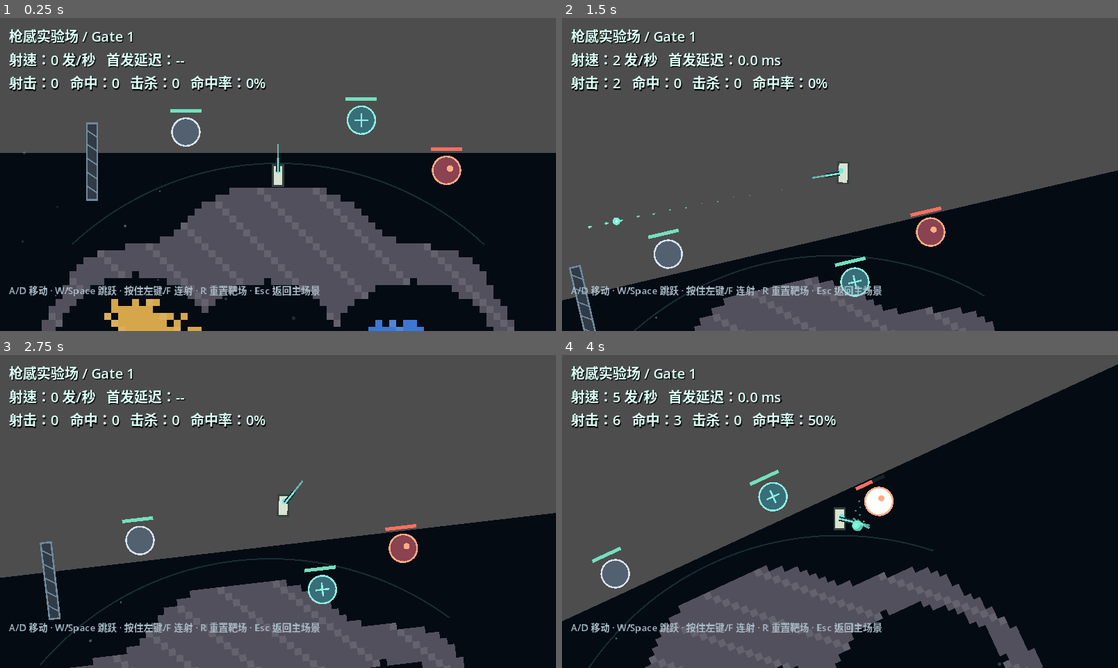
Above: before the commit, frames 1-4 (two rows, left to right).
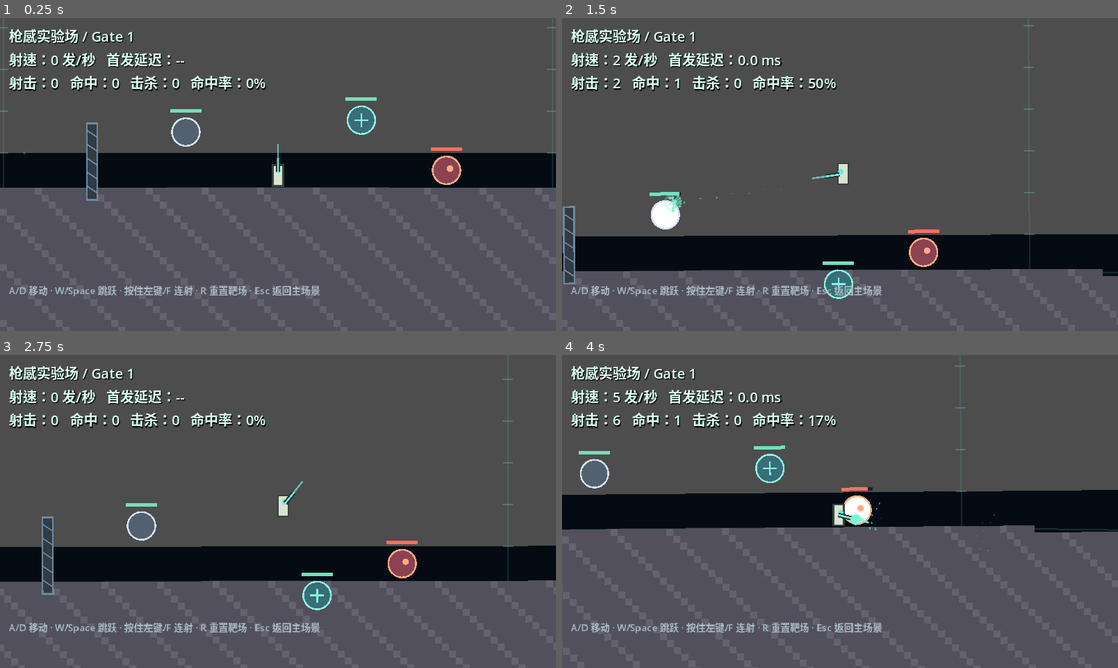
Above: after the commit, the same moments.

Repository: Andrew05213/starfall-embers
Game: Godot game, scene res://scenes/combat_lab.tscn
The game is run twice, just before and just after one commit, with the same random seed, the same clock (stepped at 60 frames per second) and the same inputs.
Inputs (mouse positions are in pixels of both pictures, inside the frame that each line leads up to):
- Up to frame 1 (0.25 s): no input
- Up to frame 2 (1.5 s): tap Enter at 0.5 s; move the mouse to (962, 158) at 0.52 s; hold D (move_right) 0.53-1.28 s; tap Space (jump) at 0.6, 0.77, 1.07 s; click (962, 158) at 0.67 s; move the mouse to (728, 190) at 1.27 s; hold A (move_left) from 1.28 s (still down); click (728, 190) at 1.35 s
- Up to frame 3 (2.75 s): tap Space (jump) at 1.52, 1.55, 1.82, 2.3 s; move the mouse to (333, 442) at 2.02 s; release A (move_left) at 2.03 s; hold D (move_right) from 2.03 s (still down); tap R at 2.1 s
- Up to frame 4 (4 s): move the mouse to (812, 574) at 2.77 s; tap Shift at 2.85 s; click (812, 574) at 2.92 s; tap Space (jump) at 3.02, 3.05, 3.32, 3.77, 3.8 s; move the mouse to (1006, 558) at 3.52 s; release D (move_right) at 3.53 s; hold A (move_left) from 3.53 s (still down); hold F from 3.53 s (still down)

The runs differ from the first frame. In frame 1, 29% of the frame differs, in the area x 0-100%, y 2-100%; in frame 2, 24%; in frame 3, 23%; in frame 4, 44%.

Commit message:
Scale Gate 1 to Jingxing surface gravity

Diff:
--- a/game/resources/combat/basic_rifle.tres
+++ b/game/resources/combat/basic_rifle.tres
@@ -14,6 +14,6 @@
 real_recoil = 0.65
 presentation_recoil = 2.4
 inherited_velocity_ratio = 0.12
-projectile_gravity_scale = 1.0
+projectile_gravity_scale = 3.0
 color = Color(0.462745, 0.956863, 0.839216, 1)
 core_color = Color(0.937255, 1, 0.976471, 1)
--- a/game/scenes/combat_lab.tscn
+++ b/game/scenes/combat_lab.tscn
@@ -13,6 +13,10 @@
 
 [node name="MaterialWorld" type="Node2D" parent="."]
 script = ExtResource("2_world")
+terrain_generation_mode = "surface_patch"
+primary_gravity_center = Vector2(320, 10020)
+primary_gravity_acceleration = 135.0
+primary_surface_radius = 10000.0
 
 [node name="Player" type="Node2D" parent="."]
 z_index = 10
@@ -20,6 +24,9 @@
 script = ExtResource("3_player")
 material_world_path = NodePath("../MaterialWorld")
 shot_profile = ExtResource("4_profile")
+horizontal_arena_enabled = true
+arena_min_x = 162.0
+arena_max_x = 478.0
 
 [node name="GravityCamera" type="Camera2D" parent="."]
 position = Vector2(320, 10)
--- a/game/scripts/combat/ballistic_particle_field.gd
+++ b/game/scripts/combat/ballistic_particle_field.gd
@@ -13,10 +13,12 @@
 var _material_world: Node
 var _particles: Array[Dictionary] = []
 var _sequence := 0
+var _gravity_scale := 1.0
 
 
-func bind_material_world(material_world: Node) -> void:
+func bind_material_world(material_world: Node, gravity_scale: float = 1.0) -> void:
 	_material_world = material_world
+	_gravity_scale = maxf(gravity_scale, 0.0)
 
 
 func emit_trail(from: Vector2, to: Vector2, projectile_velocity: Vector2, color: Color) -> void:
@@ -75,7 +77,7 @@
 			continue
 		var position := particle["position"] as Vector2
 		var velocity := particle["velocity"] as Vector2
-		var gravity := _get_gravity_at(position)
+		var gravity := _get_gravity_at(position) * _gravity_scale
 		particle["position"] = position + velocity * step + gravity * (0.5 * step * step)
 		particle["velocity"] = velocity + gravity * step
 		particle["age"] = age
--- a/game/scripts/combat/combat_feedback.gd
+++ b/game/scripts/combat/combat_feedback.gd
@@ -47,9 +47,9 @@
 		_audio_pool.append(player)
 
 
-func bind_material_world(material_world: Node) -> void:
-	if is_instance_valid(_particles):
-		_particles.bind_material_world(material_world)
+func bind_material_world(material_world: Node, gravity_scale: float = 1.0) -> void:
+	if is_instance_valid(_particles):
+		_particles.bind_material_world(material_world, gravity_scale)
 
 
 func _process(delta: float) -> void:
--- a/game/scripts/combat/combat_lab.gd
+++ b/game/scripts/combat/combat_lab.gd
@@ -11,7 +11,12 @@
 
 
 func _ready() -> void:
-	feedback.bind_material_world(material_world)
+	var particle_gravity_scale := (
+		player.shot_profile.projectile_gravity_scale
+		if is_instance_valid(player.shot_profile)
+		else 1.0
+	)
+	feedback.bind_material_world(material_world, particle_gravity_scale)
 	player.juvenile_requested.connect(_on_juvenile_requested)
 	player.trigger_started.connect(metrics.record_trigger)
 	player.shot_fired.connect(metrics.record_shot)
@@ -43,8 +48,33 @@
 		var y := float((index * 53 + 7) % 360)
 		var alpha := 0.16 + float(index % 4) * 0.07
 		draw_circle(Vector2(x, y), 0.55 + float(index % 3) * 0.25, Color(0.65, 0.83, 0.9, alpha))
-	# The line is presentation-only; the physical shootable wall is a target.
-	draw_arc(Vector2(320, 180), 174.0, -2.32, -0.82, 72, Color(0.22, 0.42, 0.46, 0.35), 0.8)
+	# Presentation follows the same 10k circle used for collision and gravity;
+	# only its current 640 px surface patch is drawn.
+	var surface_points := PackedVector2Array()
+	var center: Vector2 = material_world.primary_gravity_center
+	var radius: float = material_world.primary_surface_radius
+	for index in range(65):
+		var x := float(index) / 64.0 * 640.0
+		var horizontal := x - center.x
+		var radial_height := sqrt(maxf(radius * radius - horizontal * horizontal, 0.0))
+		surface_points.append(Vector2(x, center.y - radial_height))
+	if surface_points.size() >= 2:
+		draw_polyline(surface_points, Color(0.22, 0.42, 0.46, 0.35), 0.8)
+	# Gate-1 containment markers. These are laboratory limits, not world edges.
+	for boundary_x in [player.arena_min_x, player.arena_max_x]:
+		draw_line(
+			Vector2(boundary_x, -180.0),
+			Vector2(boundary_x, 540.0),
+			Color(0.38, 0.72, 0.75, 0.18),
+			0.8
+		)
+		for marker_y in range(-120, 541, 24):
+			draw_line(
+				Vector2(boundary_x - 3.0, float(marker_y)),
+				Vector2(boundary_x + 3.0, float(marker_y)),
+				Color(0.48, 0.85, 0.82, 0.28),
+				0.8
+			)
 
 
 func _reset_lab() -> void:
--- a/game/scripts/combat/combat_player.gd
+++ b/game/scripts/combat/combat_player.gd
@@ -14,6 +14,9 @@
 signal shot_fired(timestamp: float, aim_direction: Vector2)
 
 @export var shot_profile: CombatShotProfile
+@export var horizontal_arena_enabled := false
+@export var arena_min_x := 0.0
+@export var arena_max_x := 640.0
 
 var _scheduler := CombatFireScheduler.new()
 var _weapon_kick := 0.0
@@ -33,6 +36,7 @@
 	_combat_clock += maxf(delta, 0.0)
 	_weapon_kick = move_toward(_weapon_kick, 0.0, 32.0 * delta)
 	super._physics_process(delta)
+	_enforce_horizontal_arena()
 
 
 func reset_combat_player(world_position: Vector2) -> void:
@@ -63,6 +67,18 @@
 
 func get_fire_interval() -> float:
 	return shot_profile.fire_interval if is_instance_valid(shot_profile) else 0.0
+
+
+func _enforce_horizontal_arena() -> void:
+	if not horizontal_arena_enabled or arena_max_x < arena_min_x:
+		return
+	var clamped_x := clampf(global_position.x, arena_min_x, arena_max_x)
+	if not is_equal_approx(clamped_x, global_position.x):
+		global_position.x = clamped_x
+	if global_position.x <= arena_min_x and velocity.x < 0.0:
+		velocity.x = 0.0
+	elif global_position.x >= arena_max_x and velocity.x > 0.0:
+		velocity.x = 0.0
 
 
 func _update_aim() -> void:
--- a/game/scripts/combat/shot_profile.gd
+++ b/game/scripts/combat/shot_profile.gd
@@ -14,7 +14,7 @@
 @export_range(0.0, 10.0, 0.05) var real_recoil := 0.65
 @export_range(0.0, 10.0, 0.05) var presentation_recoil := 2.4
 @export_range(0.0, 1.0, 0.001) var inherited_velocity_ratio := 0.12
-@export_range(0.0, 2.0, 0.05) var projectile_gravity_scale := 1.0
+@export_range(0.0, 6.0, 0.05) var projectile_gravity_scale := 1.0
 @export var color := Color("76f4d6")
 @export var core_color := Color("effff9")
 
--- a/game/scripts/simulation/material_world.gd
+++ b/game/scripts/simulation/material_world.gd
@@ -31,6 +31,12 @@
 const MATERIAL_MASK := 0x0f
 const MOVED_MASK := 0x80
 const ASTEROID_CENTER := Vector2(79.5, 44.5)
+const DEFAULT_PRIMARY_GRAVITY_CENTER := Vector2(320.0, 180.0)
+
+@export_enum("asteroid", "surface_patch") var terrain_generation_mode := "asteroid"
+@export var primary_gravity_center := DEFAULT_PRIMARY_GRAVITY_CENTER
+@export_range(0.0, 2000.0, 1.0) var primary_gravity_acceleration := BASE_GRAVITY_ACCELERATION
+@export_range(1.0, 100000.0, 1.0) var primary_surface_radius := 156.0
 
 const MATERIAL_NAMES := [
 	"air", "rock", "sand", "water", "oil", "fire", "smoke", "lava", "steam", "metal"
@@ -101,7 +107,10 @@
 	_rng_state = 0x51a7e11
 	_gravity_sources.clear()
 	_next_gravity_source_id = 1
-	_generate_asteroid()
+	if terrain_generation_mode == "surface_patch":
+		_generate_surface_patch()
+	else:
+		_generate_asteroid()
 	_mark_changed()
 	if is_node_ready():
 		_upload_texture()
@@ -111,6 +120,23 @@
 func get_gravity_at(world_pos: Vector2) -> Vector2:
 	var local_gravity := _gravity_for_local_position(to_local(world_pos))
 	return global_transform.x * local_gravity.x + global_transform.y * local_gravity.y
+
+
+func get_primary_gravity_at(world_pos: Vector2) -> Vector2:
+	## Primary natural gravity only, excluding temporary local gravity sources.
+	var local_gravity := _primary_gravity_for_local_position(to_local(world_pos))
+	return global_transform.x * local_gravity.x + global_transform.y * local_gravity.y
+
+
+func get_primary_gravity_magnitude_at_distance(distance: float) -> float:
+	## Continuous uniform-sphere model inside the surface and inverse-square
+	## gravity outside. primary_gravity_acceleration is the magnitude at r = R.
+	var radius := maxf(primary_surface_radius, 0.001)
+	var radial_distance := absf(distance)
+	if radial_distance <= radius:
+		return primary_gravity_acceleration * radial_distance / radius
+	var radius_ratio := radius / radial_distance
+	return primary_gravity_acceleration * radius_ratio * radius_ratio
 
 
 func is_solid_at(world_pos: Vector2) -> bool:
@@ -367,13 +393,7 @@
 
 
 func _gravity_for_local_position(local_position: Vector2) -> Vector2:
-	var center_pixels := (ASTEROID_CENTER + Vector2(0.5, 0.5)) * CELL_SIZE
-	var delta := center_pixels - local_position
-	var gravity := (
-		delta.normalized() * BASE_GRAVITY_ACCELERATION
-		if delta.length_squared() > 0.01
-		else Vector2.ZERO
-	)
+	var gravity := _primary_gravity_for_local_position(local_position)
 	for source_id in _gravity_sources:
 		var source: Dictionary = _gravity_sources[source_id]
 		var source_delta: Vector2 = source["position"] - local_position
@@ -383,6 +403,14 @@
 			var falloff := 1.0 - distance / radius
 			gravity += source_delta / distance * float(source["strength"]) * falloff
 	return gravity
+
+
+func _primary_gravity_for_local_position(local_position: Vector2) -> Vector2:
+	var center_pixels := to_local(primary_gravity_center)
+	var delta := center_pixels - local_position
+	if delta.length_squared() <= 0.000001:
+		return Vector2.ZERO
+	return delta.normalized() * get_primary_gravity_magnitude_at_distance(delta.length())
 
 
 func _swap_or_move(from_x: int, from_y: int, to_x: int, to_y: int, material: int) -> void:
@@ -475,6 +503,19 @@
 	_fill_circle_cells(Vector2i(73, 47), 3, CellMaterial.METAL)
 	_fill_circle_cells(Vector2i(87, 47), 3, CellMaterial.METAL)
 	_fill_circle_cells(Vector2i(101, 48), 2, CellMaterial.FIRE)
+
+
+func _generate_surface_patch() -> void:
+	## Generate only the cells intersecting the local view of a much larger body.
+	## The combat lab uses a 10k radius, so its 640 px patch is nearly flat while
+	## gravity and collision still derive from the same circle.
+	var center_local := to_local(primary_gravity_center)
+	var radius_squared := primary_surface_radius * primary_surface_radius
+	for y in GRID_HEIGHT:
+		for x in GRID_WIDTH:
+			var cell_center := Vector2((x + 0.5) * CELL_SIZE, (y + 0.5) * CELL_SIZE)
+			if cell_center.distance_squared_to(center_local) <= radius_squared:
+				_set_material(x, y, CellMaterial.ROCK)
 
 
 func _fill_circle_cells(center: Vector2i, radius: int, material: int) -> void:
--- a/game/tests/combat_core_smoke.gd
+++ b/game/tests/combat_core_smoke.gd
@@ -211,7 +211,6 @@
 	var world := ConstantGravity.new()
 	root.add_child(world)
 	var profile: CombatShotProfile = PROFILE_RESOURCE.duplicate()
-	profile.projectile_gravity_scale = 1.0
 	var invalid_profile: CombatShotProfile = PROFILE_RESOURCE.duplicate()
 	invalid_profile.projectile_gravity_scale = -1.0
 	if invalid_profile.is_valid():
@@ -226,22 +225,27 @@
 	if absf(displacement.x - 120.0) > EPSILON:
 		_cleanup_nodes([projectile, world])
 		return _fail_bool("ballistic projectile lost high horizontal speed: %s" % displacement)
-	if absf(displacement.y - 0.675) > EPSILON:
+	var expected_short_drop := 0.675 * profile.projectile_gravity_scale
+	if absf(displacement.y - expected_short_drop) > EPSILON:
 		_cleanup_nodes([projectile, world])
 		return _fail_bool("ballistic projectile did not integrate local gravity: %s" % displacement)
-	if absf(projectile.velocity.y - 13.5) > EPSILON:
+	if absf(projectile.velocity.y - 13.5 * profile.projectile_gravity_scale) > EPSILON:
 		_cleanup_nodes([projectile, world])
 		return _fail_bool("ballistic projectile velocity did not inherit gravity: %s" % projectile.velocity)
 
 	# Lock the actual Gate-1 feel scale: one 320-world-unit view takes 0.2667 s
-	# to cross at 1200 u/s and should drop only 4.8 world px under full gravity.
+	# to cross at 1200 u/s. The resource multiplier makes its drop readable.
 	projectile.global_position = Vector2(1000.0, 1000.0)
 	projectile.velocity = Vector2(profile.projectile_speed, 0.0)
 	projectile.simulate_step(320.0 / profile.projectile_speed)
 	var view_drop: float = projectile.global_position.y - 1000.0
-	if absf(view_drop - 4.8) > EPSILON:
+	var expected_view_drop := 4.8 * profile.projectile_gravity_scale
+	if absf(view_drop - expected_view_drop) > EPSILON:
 		_cleanup_nodes([projectile, world])
-		return _fail_bool("one-view ballistic drop left the visible-but-small band: %.4f" % view_drop)
+		return _fail_bool("one-view ballistic drop differs from configured gravity: %.4f" % view_drop)
+	if view_drop < 12.0 or view_drop > 20.0:
+		_cleanup_nodes([projectile, world])
+		return _fail_bool("one-view ballistic drop left the Gate-1 target band: %.4f" % view_drop)
 	_cleanup_nodes([projectile, world])
 	await process_frame
 	return true
@@ -323,7 +327,7 @@
 	root.add_child(world)
 	var particles: CombatBallisticParticleField = PARTICLE_FIELD_SCRIPT.new()
 	root.add_child(particles)
-	particles.bind_material_world(world)
+	particles.bind_material_world(world, PROFILE_RESOURCE.projectile_gravity_scale)
 	particles.set_process(false)
 	particles.emit_impact(Vector2.ZERO, Vector2.RIGHT * 1200.0, Color.WHITE, false)
 	if particles.get_particle_count() != 8:
@@ -334,7 +338,8 @@
 	var after := particles.get_particle_snapshot(0)
 	var before_velocity := before["velocity"] as Vector2
 	var after_velocity := after["velocity"] as Vector2
-	if absf((after_velocity.y - before_velocity.y) - 13.5) > EPSILON:
+	var expected_particle_gravity := 13.5 * PROFILE_RESOURCE.projectile_gravity_scale
+	if absf((after_velocity.y - before_velocity.y) - expected_particle_gravity) > EPSILON:
 		_cleanup_nodes([particles, world])
 		return _fail_bool("impact particle did not inherit local gravity")
 	if float((after["position"] as Vector2).x) <= float((before["position"] as Vector2).x):
--- a/game/tests/combat_lab_smoke.gd
+++ b/game/tests/combat_lab_smoke.gd
@@ -3,6 +3,7 @@
 const LAB_SCENE := preload("res://scenes/combat_lab.tscn")
 const PROFILE := preload("res://resources/combat/basic_rifle.tres")
 const TARGET_SCRIPT := preload("res://scripts/combat/combat_target.gd")
+const PROJECTILE_SCRIPT := preload("res://scripts/combat/juvenile_starseed.gd")
 
 
 func _initialize() -> void:
@@ -31,6 +32,72 @@
 		return
 	if PROFILE.projectile_lifetime < 0.4 or PROFILE.projectile_lifetime > 0.8:
 		_fail("juvenile lifetime is outside the Gate-1 band")
+		return
+	var material_world: MaterialWorld = lab.get_node("MaterialWorld") as MaterialWorld
+	var player: CombatLabPlayer = lab.get_node("Player") as CombatLabPlayer
+	if material_world.terrain_generation_mode != "surface_patch":
+		_fail("combat lab still generates the small whole asteroid")
+		return
+	if absf(material_world.primary_surface_radius - 10000.0) > 0.1:
+		_fail("combat surface radius is not 10000 world px")
+		return
+	var core_distance := player.global_position.distance_to(material_world.primary_gravity_center)
+	if core_distance < 9800.0 or core_distance > 10200.0:
+		_fail("player is not approximately 10000 px from the primary core: %.2f" % core_distance)
+		return
+	var left_sample := player.global_position + Vector2.LEFT * visible_world_width * 0.5
+	var right_sample := player.global_position + Vector2.RIGHT * visible_world_width * 0.5
+	var left_gravity: Vector2 = material_world.get_gravity_at(left_sample)
+	var right_gravity: Vector2 = material_world.get_gravity_at(right_sample)
+	if left_gravity.length() < 132.0 or right_gravity.length() < 132.0:
+		_fail("combat patch gravity is no longer close to its configured surface value")
+		return
+	if left_gravity.length() > 135.01 or right_gravity.length() > 135.01:
+		_fail("combat patch gravity exceeds its configured surface value outside the planet")
+		return
+	var direction_change := acos(clampf(left_gravity.normalized().dot(right_gravity.normalized()), -1.0, 1.0))
+	if direction_change > 0.04:
+		_fail("gravity varies too much across the local surface patch: %.4f rad" % direction_change)
+		return
+	var radius: float = material_world.primary_surface_radius
+	var surface_g := material_world.get_primary_gravity_magnitude_at_distance(radius)
+	var double_radius_g := material_world.get_primary_gravity_magnitude_at_distance(radius * 2.0)
+	var quadruple_radius_g := material_world.get_primary_gravity_magnitude_at_distance(radius * 4.0)
+	var half_radius_g := material_world.get_primary_gravity_magnitude_at_distance(radius * 0.5)
+	var core_g := material_world.get_primary_gravity_magnitude_at_distance(0.0)
+	if absf(surface_g - 135.0) > 0.001:
+		_fail("primary gravity does not equal surface g at r=R: %.4f" % surface_g)
+		return
+	if absf(double_radius_g / surface_g - 0.25) > 0.0001:
+		_fail("primary gravity does not follow inverse-square falloff at r=2R")
+		return
+	if absf(quadruple_radius_g / surface_g - 0.0625) > 0.0001:
+		_fail("primary gravity does not follow inverse-square falloff at r=4R")
+		return
+	if absf(half_radius_g / surface_g - 0.5) > 0.0001:
+		_fail("interior primary gravity is not continuous uniform-sphere gravity at r=R/2")
+		return
+	if absf(core_g) > 0.0001:
+		_fail("primary gravity is not zero at the core")
+		return
+	var crossing_time := visible_world_width / PROFILE.projectile_speed
+	var estimated_drop := (
+		0.5
+		* material_world.get_primary_gravity_at(player.global_position).length()
+		* PROFILE.projectile_gravity_scale
+		* crossing_time
+		* crossing_time
+	)
+	if estimated_drop < 12.0 or estimated_drop > 20.0:
+		_fail("configured one-view projectile drop is outside 12-20 px: %.2f" % estimated_drop)
+		return
+	if not await _test_surface_patch_and_live_projectile(
+		lab,
+		material_world,
+		visible_world_width
+	):
+		return
+	if not await _test_arena_containment(player, camera, visible_world_width):
 		return
 	var feedback: CombatFeedback = lab.get_node("CombatFeedback") as CombatFeedback
 	for layer in ["cast", "flight", "hit", "death"]:
@@ -44,7 +111,6 @@
 		_fail("hit audio is not the crisp impact revision")
 		return
 
-	var player: CombatLabPlayer = lab.get_node("Player") as CombatLabPlayer
 	# Live Camera2D contract: feed a screen point generated from a known world
 	# direction, then require the controller to invert the rotated canvas.
 	var expected_aim := Vector2.from_angle(0.41)
@@ -87,6 +153,120 @@
 		return
 	print("combat lab smoke: PASS shots=", shots, " screens_per_second=", snappedf(screens_per_second, 0.01))
 	quit(0)
+
+
+func _test_surface_patch_and_live_projectile(
+	lab: Node,
+	material_world: MaterialWorld,
+	visible_world_width: float
+) -> bool:
+	var center: Vector2 = material_world.primary_gravity_center
+	var radius: float = material_world.primary_surface_radius
+	# Cell centers are 4 px apart. Sampling six pixels to either side of the
+	# analytic surface leaves enough tolerance for rasterization while proving
+	# collision and the decorative 10k circle describe the same patch.
+	var surface_sample_xs: Array[float] = [0.0, 160.0, 320.0, 480.0, 639.0]
+	for x in surface_sample_xs:
+		var horizontal: float = x - center.x
+		var surface_y: float = (
+			center.y - sqrt(maxf(radius * radius - horizontal * horizontal, 0.0))
+		)
+		var above := Vector2(x, surface_y - 6.0)
+		var below := Vector2(x, surface_y + 6.0)
+		if material_world.is_solid_at(above):
+			return _fail_bool("10k surface patch is solid above its analytic surface at x=%.1f" % x)
+		if not material_world.is_solid_at(below):
+			return _fail_bool("10k surface patch is empty below its analytic surface at x=%.1f" % x)
+
+	# Exercise the production projectile against the real far-core MaterialWorld.
+	# This high path clears targets and terrain, isolating one-view ballistics.
+	var projectile: JuvenileStarseed = PROJECTILE_SCRIPT.new()
+	lab.add_child(projectile)
+	var origin := Vector2(160.0, -60.0)
+	projectile.setup(PROFILE, origin, Vector2.RIGHT, Vector2.ZERO, material_world)
+	projectile.set_physics_process(false)
+	var impacted := [false]
+	projectile.impacted.connect(
+		func(_target: Node, _point: Vector2, _velocity: Vector2) -> void:
+			impacted[0] = true
+	)
+	# Sixteen production-sized physics steps cross 320 px at 1200 px/s and
+	# require gravity to be resampled along the complete trajectory.
+	for _step in range(16):
+		projectile.simulate_step(1.0 / 60.0)
+	var displacement: Vector2 = projectile.global_position - origin
+	if bool(impacted[0]) or projectile.is_expired():
+		projectile.queue_free()
+		await process_frame
+		return _fail_bool("live one-view projectile unexpectedly hit or expired")
+	if displacement.x < visible_world_width - 5.0 or displacement.x > visible_world_width + 5.0:
+		projectile.queue_free()
+		await process_frame
+		return _fail_bool("live projectile did not cross one visible width: %s" % displacement)
+	if displacement.y < 12.0 or displacement.y > 20.0:
+		projectile.queue_free()
+		await process_frame
+		return _fail_bool("live far-core projectile drop is outside 12-20 px: %.3f" % displacement.y)
+	projectile.queue_free()
+	await process_frame
+	return true
+
+
+func _test_arena_containment(
+	player: CombatLabPlayer,
+	camera: Camera2D,
+	visible_world_width: float
+) -> bool:
+	if (
+		not player.horizontal_arena_enabled
+		or absf(player.arena_min_x - 162.0) > 0.01
+		or absf(player.arena_max_x - 478.0) > 0.01
+	):
+		return _fail_bool("combat player does not use the 162..478 Gate-1 containment")
+
+	var test_y := player.global_position.y
+	player.global_position = Vector2(player.arena_min_x - 24.0, test_y)
+	player.velocity = Vector2(-255.0, 0.0)
+	for _frame in range(2):
+		await physics_frame
+	if player.global_position.x < player.arena_min_x - 0.01 or player.velocity.x < -0.01:
+		return _fail_bool(
+			"left arena edge did not clamp position/outward velocity: pos=%s velocity=%s"
+			% [player.global_position, player.velocity]
+		)
+	var left_clamped_x := player.global_position.x
+	for _frame in range(6):
+		await physics_frame
+	if player.global_position.x < left_clamped_x - 0.01:
+		return _fail_bool("player continued moving outward after the left containment clamp")
+	for _frame in range(60):
+		await physics_frame
+	if camera.global_position.x - visible_world_width * 0.5 < -0.5:
+		return _fail_bool("camera view left the generated patch at the left arena edge")
+
+	player.global_position = Vector2(player.arena_max_x + 24.0, test_y)
+	player.velocity = Vector2(255.0, 0.0)
+	for _frame in range(2):
+		await physics_frame
+	if player.global_position.x > player.arena_max_x + 0.01 or player.velocity.x > 0.01:
+		return _fail_bool(
+			"right arena edge did not clamp position/outward velocity: pos=%s velocity=%s"
+			% [player.global_position, player.velocity]
+		)
+	var right_clamped_x := player.global_position.x
+	for _frame in range(6):
+		await physics_frame
+	if player.global_position.x > right_clamped_x + 0.01:
+		return _fail_bool("player continued moving outward after the right containment clamp")
+	for _frame in range(60):
+		await physics_frame
+	if camera.global_position.x + visible_world_width * 0.5 > 640.5:
+		return _fail_bool("camera view left the generated patch at the right arena edge")
+
+	player.reset_combat_player(Vector2(320.0, 10.0))
+	for _frame in range(8):
+		await physics_frame
+	return true
 
 
 func _test_grunt_hit_contract() -> bool:
--- a/game/tests/movement_smoke.gd
+++ b/game/tests/movement_smoke.gd
@@ -4,7 +4,11 @@
 const ASTEROID_CENTER := Vector2(320.0, 180.0)
 const SETTLE_FRAMES := 45
 const WALK_FRAMES := 90
-const JUMP_TIMEOUT_FRAMES := 180
+# Inverse-square gravity weakens above the 156 px body. A 116 px/s radial
+# launch from r≈170 returns in roughly 3.6 seconds (~215 physics frames), so
+# retain bounded headroom without allowing a drifting/escaping player to pass.
+const JUMP_TIMEOUT_FRAMES := 300
+const MAX_JUMP_HEIGHT := 130.0
 
 
 func _initialize() -> void:
@@ -69,7 +73,8 @@
 	var max_radius: float = jump_start_radius
 	var became_airborne := false
 	var landed_again := false
-	for _frame in range(JUMP_TIMEOUT_FRAMES):
+	var landing_frame := -1
+	for frame in range(JUMP_TIMEOUT_FRAMES):
 		await physics_frame
 		max_radius = maxf(max_radius, player.global_position.distance_to(ASTEROID_CENTER))
 		var grounded := bool(player.get_state().get("grounded", false))
@@ -77,19 +82,32 @@
 			became_airborne = true
 		elif became_airborne:
 			landed_again = true
+			landing_frame = frame + 1
 			break
-	if max_radius - jump_start_radius < 8.0:
+	var jump_height := max_radius - jump_start_radius
+	if jump_height < 8.0:
 		_fail("jump did not move the player away from the asteroid surface")
 		return
+	if jump_height > MAX_JUMP_HEIGHT:
+		_fail(
+			"jump exceeded the bounded inverse-square trajectory: %.2f px"
+			% jump_height
+		)
+		return
 	if not became_airborne or not landed_again:
-		_fail("jump did not complete an airborne-to-grounded cycle")
+		_fail(
+			"jump did not land within %d physics frames (max height %.2f px)"
+			% [JUMP_TIMEOUT_FRAMES, jump_height]
+		)
 		return
 
 	print(
 		"movement smoke: PASS arc_px=",
 		snappedf(walked_arc, 0.1),
 		" jump_height_px=",
-		snappedf(max_radius - jump_start_radius, 0.1)
+		snappedf(jump_height, 0.1),
+		" landing_frames=",
+		landing_frame
 	)
 	quit(0)
 
Not shown, changed: README.md
